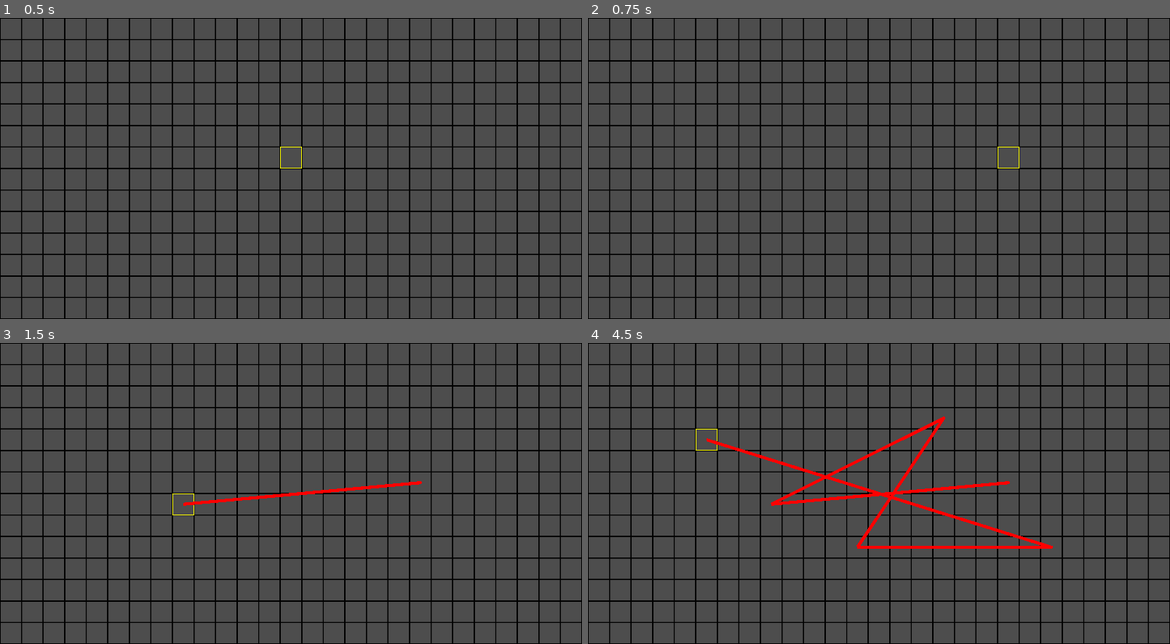
Above: before the commit, frames 1-4 (two rows, left to right).
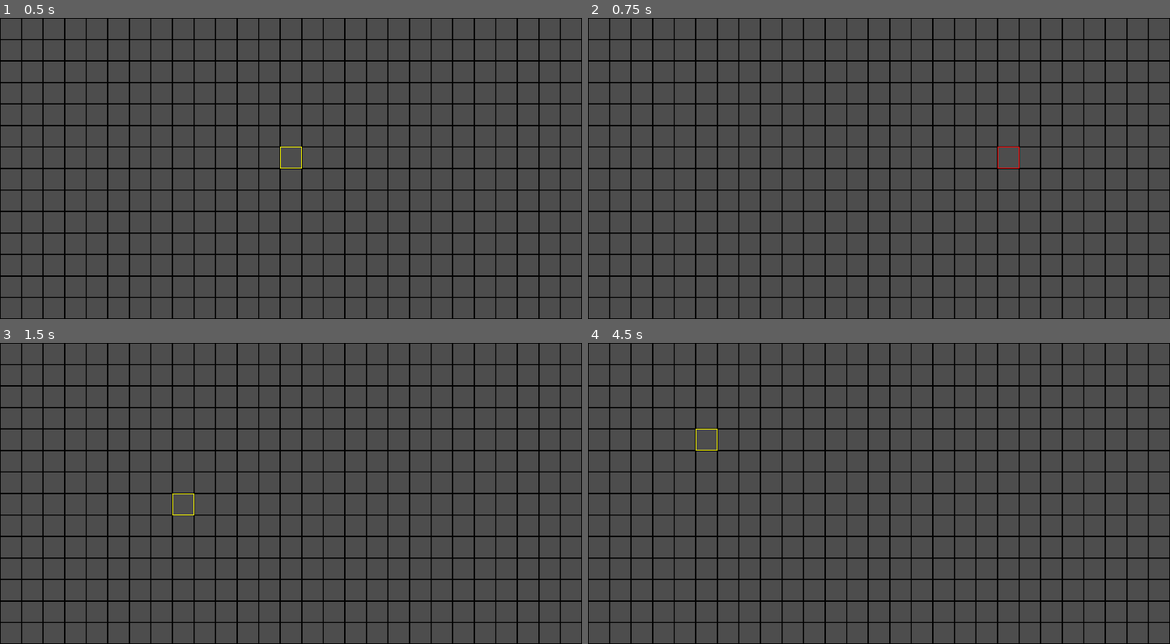
Above: after the commit, the same moments.

Repository: Equiel-1703/jogo-ExpPC
Game: Godot game, scene res://node_2d.tscn
Two runs of this game, one before a commit and one after it. Both use one fixed random seed, a clock stepped at 60 frames per second and the inputs below.
Inputs (mouse positions are in pixels of both pictures, inside the frame that each line leads up to):
- Up to frame 1 (0.5 s): no input
- Up to frame 2 (0.75 s): tap Enter at 0.5 s; move the mouse to (1007, 153) at 0.52 s; press the mouse at (1007, 153) at 0.53 s
- Up to frame 3 (1.5 s): tap Space at 1.25 s; move the mouse to (174, 508) at 1.27 s; release the mouse at (174, 508) at 1.28 s; click (174, 508) at 1.35 s
- Up to frame 4 (4.5 s): tap Enter at 2, 3.5 s; move the mouse to (937, 427) at 2.02 s; press the mouse at (937, 427) at 2.03 s; tap Space at 2.75, 4.25 s; move the mouse to (849, 553) at 2.77 s; release the mouse at (849, 553) at 2.78 s; click (849, 553) at 2.85 s; move the mouse to (1053, 538) at 3.52 s; press the mouse at (1053, 538) at 3.53 s; move the mouse to (704, 448) at 4.27 s; release the mouse at (704, 448) at 4.28 s; click (704, 448) at 4.35 s

Frame 1 is identical in both runs. In frame 2, less than 0.1% of the frame differs, in the area x 70-75%, y 42-50%; in frame 3, 0.4%; in frame 4, 1.9%, in the area x 20-80%, y 24-69%.

Commit message:
Added draw_state

Diff:
--- a/TileMap.gd
+++ b/TileMap.gd
@@ -7,27 +7,35 @@
 
 const layer_grid = 0
 const layer_selection = 1
+const layer_active_selection = 2
 const id_grid_tile = 1
 const id_selection_tile = 2
+const id_active_selection_tile = 3
+
+var draw_state: bool = false
 
 func _ready():
 	for y in map_h:
 		for x in map_w:
-			set_cell(layer_grid, Vector2(x,y), id_grid_tile, Vector2.ZERO)
+			set_cell(layer_grid, Vector2(x, y), id_grid_tile, Vector2.ZERO)
 
-var line_from:Vector2 = Vector2.ZERO
-var last_mouse_coord:Vector2 = Vector2.ZERO
-var mouse_coord:Vector2 = Vector2.ZERO
+var mouse_coord: Vector2 = Vector2.ZERO
+var last_mouse_coord: Vector2 = Vector2.ZERO
 
 func _process(_delta):
-	erase_selection_map()
+	if not draw_state:
+		erase_selection_map()
 
 	mouse_coord = local_to_map(get_local_mouse_position())
 
 	set_cell(layer_selection, mouse_coord, id_selection_tile, Vector2.ZERO)
 
 	if Input.is_action_just_pressed("LeftClick"):
-		line_from = map_to_local(mouse_coord)
+		draw_state = true
+		set_cell(layer_active_selection, mouse_coord, id_active_selection_tile, Vector2.ZERO)
+		%PathLine.clear_points()
+
+		var line_from: Vector2 = map_to_local(mouse_coord)
 		last_mouse_coord = line_from
 		%PathLine.add_point(line_from)
 
@@ -41,7 +49,7 @@
 			# Detecting diagonal movement
 			if abs(x_diff) == tile_size and abs(y_diff) == tile_size:
 				# Now we need to add a point in the middle of the two points
-				var middle_point:Vector2 = mouse_coord
+				var middle_point: Vector2 = mouse_coord
 				if x_diff > 0:
 					middle_point.x -= tile_size
 				else:
@@ -52,7 +60,11 @@
 			%PathLine.add_point(mouse_coord)
 			last_mouse_coord = mouse_coord
 
+	if Input.is_action_just_released("LeftClick"):
+		draw_state = false
+
 func erase_selection_map():
 	for y in map_h:
 		for x in map_w:
 			erase_cell(layer_selection, Vector2(x, y))
+			erase_cell(layer_active_selection, Vector2(x, y))
--- a/node_2d.tscn
+++ b/node_2d.tscn
@@ -1,8 +1,9 @@
-[gd_scene load_steps=7 format=3 uid="uid://cnjmi0oabpifi"]
+[gd_scene load_steps=9 format=3 uid="uid://cnjmi0oabpifi"]
 
 [ext_resource type="Texture2D" uid="uid://da8if3xp7bvsc" path="res://res/selection.png" id="1_e4tlb"]
 [ext_resource type="Texture2D" uid="uid://dlv0e3hvm6es5" path="res://res/grid.png" id="1_uc04y"]
 [ext_resource type="Script" path="res://TileMap.gd" id="2_md644"]
+[ext_resource type="Texture2D" uid="uid://ciifhkfrwevv1" path="res://res/selection_active.png" id="3_7ua5e"]
 
 [sub_resource type="TileSetAtlasSource" id="TileSetAtlasSource_s07oj"]
 texture = ExtResource("1_uc04y")
@@ -14,10 +15,16 @@
 texture_region_size = Vector2i(70, 70)
 0:0/0 = 0
 
+[sub_resource type="TileSetAtlasSource" id="TileSetAtlasSource_exlpe"]
+texture = ExtResource("3_7ua5e")
+texture_region_size = Vector2i(70, 70)
+0:0/0 = 0
+
 [sub_resource type="TileSet" id="TileSet_ushug"]
 tile_size = Vector2i(70, 70)
 sources/2 = SubResource("TileSetAtlasSource_d0is3")
 sources/1 = SubResource("TileSetAtlasSource_s07oj")
+sources/3 = SubResource("TileSetAtlasSource_exlpe")
 
 [node name="Node2D" type="Node2D"]
 
@@ -32,6 +39,13 @@
 layer_1/y_sort_origin = 0
 layer_1/z_index = 0
 layer_1/tile_data = PackedInt32Array()
+layer_2/name = ""
+layer_2/enabled = true
+layer_2/modulate = Color(1, 1, 1, 1)
+layer_2/y_sort_enabled = false
+layer_2/y_sort_origin = 0
+layer_2/z_index = 0
+layer_2/tile_data = PackedInt32Array()
 script = ExtResource("2_md644")
 
 [node name="PathLine" type="Line2D" parent="."]
